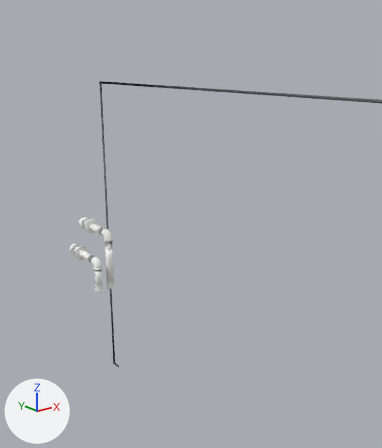
The glTF model pipes_gas.glb: old version first, new version second.
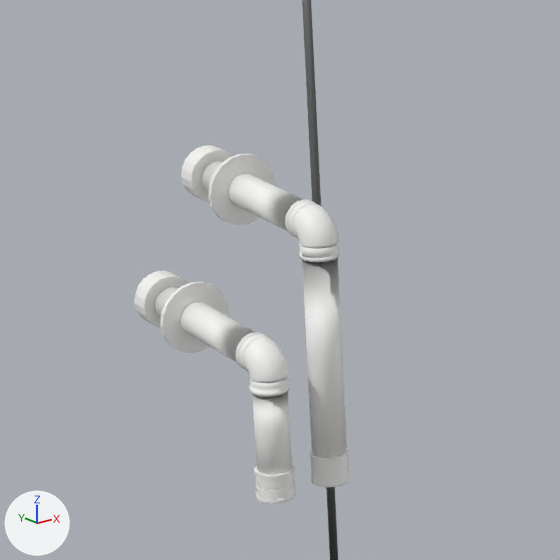
Each version is shown from a 50 mm lens placed at (4.62, 1.48, 3.45), pointed at (8.27, 6.05, 1.62), then close up on the part from 11% to 42% of the width and 42% to 68% of the height. Lighting does not change. The marker at lower left points along +X, +Y and +Z. The first two pictures are the older version. Where no turn or scale is listed for an object, it has been applied to the vertices.

The scene before the commit, as lines of its bpy script (objects in view):
```python
me_fit_adapter_vent_wh_tankless_intake_001 = bpy.data.meshes.new('fit_adapter_vent_wh_tankless_intake.001')
me_fit_adapter_vent_wh_tankless_intake_001.from_pydata(...)  # 800 vertices, 1840 faces; spans x 7.3427..7.4377, y 6.3782..6.4733, z 0.9326..1.0073
me_fit_adapter_vent_wh_tankless_intake_001.materials.append(mat_mat_dwv)  # white #f8f8f6
me_term_wh_tankless_exhaust = bpy.data.meshes.new('term_wh_tankless_exhaust')
me_term_wh_tankless_exhaust.from_pydata(...)  # a 20-sided cylinder along y spanning x -0.068..0.068, y -0.0275..0.0275, z -0.068..0.068
me_term_wh_tankless_exhaust.materials.append(mat_mat_dwv)  # white #f8f8f6
me_term_wh_tankless_intake = bpy.data.meshes.new('term_wh_tankless_intake')
me_term_wh_tankless_intake.from_pydata(...)  # a 20-sided cylinder along y spanning x -0.068..0.068, y -0.0275..0.0275, z -0.068..0.068
me_term_wh_tankless_intake.materials.append(mat_mat_dwv)  # white #f8f8f6
ob_fit_adapter_vent_wh_tankless_intake = bpy.data.objects.new('fit_adapter_vent_wh_tankless_intake', me_fit_adapter_vent_wh_tankless_intake_001)
ob_fit_adapter_vent_wh_tankless_intake.location = (0.0, 0.0, 0.0)
ob_term_wh_tankless_exhaust = bpy.data.objects.new('term_wh_tankless_exhaust', me_term_wh_tankless_exhaust)
ob_term_wh_tankless_exhaust.location = (7.24, 6.955, 1.28)
ob_term_wh_tankless_intake = bpy.data.objects.new('term_wh_tankless_intake', me_term_wh_tankless_intake)
ob_term_wh_tankless_intake.location = (7.39, 6.955, 1.58)
# also in view: 'term_plate_wh_tankless_exhaust' at (7.24, 6.79, 1.28); 'vent_wh_tankless_intake' at (7.39, 6.65, 1.3); 'pipe_gas_drop_wh_tankless' at (7.52, 3.52, 1.49); 'fit_adapter_vent_wh_tankless_exhaust' at (7.24, 6.43, 0.97); 'term_plate_wh_tankless_intake' at (7.39, 6.79, 1.58)
```
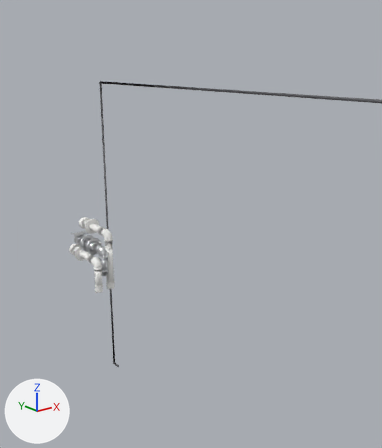
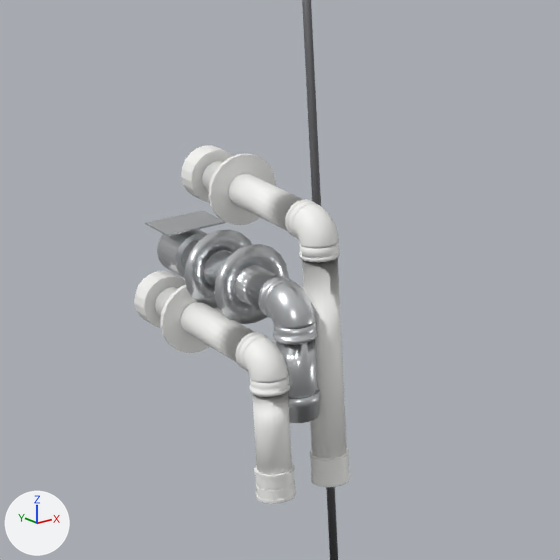
Pixel boxes [x1, y1, x2, y2] of what changed, in the close-ups (560 x 560 px):
'vent_wh_tankless_nc', added: after [182, 240, 319, 423]
'collar_thimble_wh_tankless_nc_in', added: after [214, 244, 289, 324]
'term_wh_tankless_nc', added: after [145, 210, 225, 278]
'collar_thimble_wh_tankless_nc_out', added: after [184, 230, 252, 308]
'band_wh_tankless_nc', added: after [288, 390, 320, 409]

The change, as a diff of the scene's bpy script:
```diff
--- a/pipes_gas.glb.py
+++ b/pipes_gas.glb.py
@@ mat_mat_vent_stainless @@
+mat_mat_vent_stainless = principled_material('mat_vent_stainless')
+mat_mat_vent_stainless.base_color = (0.74, 0.76, 0.78)  # white #dfe2e5
+mat_mat_vent_stainless.metallic = 0.9
+mat_mat_vent_stainless.roughness = 0.28
@@ mat_mat_vent_screen @@
+mat_mat_vent_screen = principled_material('mat_vent_screen')
+mat_mat_vent_screen.base_color = (0.12, 0.12, 0.13)  # dark grey #616165
+mat_mat_vent_screen.metallic = 0.6
@@ me_vent_wh_tankless_nc @@
+me_vent_wh_tankless_nc.from_pydata(...)  # 1332 vertices, 2984 faces; spans x 7.263..7.367, y 6.374..6.913, z 1.12..1.45
+me_vent_wh_tankless_nc.materials.append(mat_mat_vent_stainless)  # white #dfe2e5
@@ me_term_wh_tankless_nc @@
+me_term_wh_tankless_nc.from_pydata(...)  # 168 vertices, 324 faces; spans x -0.08..0.08, y -0.05..0.07, z -0.062..0.077
+# faces by material slot: [168, 156]
+me_term_wh_tankless_nc.materials.append(mat_mat_vent_stainless)  # white #dfe2e5
+me_term_wh_tankless_nc.materials.append(mat_mat_vent_screen)  # dark grey #616165
@@ me_collar_thimble_wh_tankless_nc_out @@
+me_collar_thimble_wh_tankless_nc_out.from_pydata(...)  # 120 vertices, 240 faces; spans x 7.215..7.415, y 6.782..6.784, z 1.293..1.493
+me_collar_thimble_wh_tankless_nc_out.materials.append(mat_mat_vent_stainless)  # white #dfe2e5
@@ me_collar_thimble_wh_tankless_nc_in @@
+me_collar_thimble_wh_tankless_nc_in.from_pydata(...)  # 120 vertices, 240 faces; spans x 7.215..7.415, y 6.628..6.63, z 1.296..1.496
+me_collar_thimble_wh_tankless_nc_in.materials.append(mat_mat_vent_stainless)  # white #dfe2e5
@@ me_band_wh_tankless_nc @@
+me_band_wh_tankless_nc.from_pydata(...)  # 120 vertices, 240 faces; spans x 7.2653..7.3652, y 6.3757..6.4757, z 1.1575..1.1825
+me_band_wh_tankless_nc.materials.append(mat_mat_vent_stainless)  # white #dfe2e5
@@ ob_vent_wh_tankless_nc @@
+ob_vent_wh_tankless_nc = bpy.data.objects.new('vent_wh_tankless_nc', me_vent_wh_tankless_nc)
+ob_vent_wh_tankless_nc.location = (0.0, 0.0, 0.0)
@@ ob_term_wh_tankless_nc @@
+ob_term_wh_tankless_nc = bpy.data.objects.new('term_wh_tankless_nc', me_term_wh_tankless_nc)
+ob_term_wh_tankless_nc.location = (7.315, 6.952, 1.39)
@@ ob_collar_thimble_wh_tankless_nc_out @@
+ob_collar_thimble_wh_tankless_nc_out = bpy.data.objects.new('collar_thimble_wh_tankless_nc_out', me_collar_thimble_wh_tankless_nc_out)
+ob_collar_thimble_wh_tankless_nc_out.location = (0.0, 0.0, 0.0)
@@ ob_collar_thimble_wh_tankless_nc_in @@
+ob_collar_thimble_wh_tankless_nc_in = bpy.data.objects.new('collar_thimble_wh_tankless_nc_in', me_collar_thimble_wh_tankless_nc_in)
+ob_collar_thimble_wh_tankless_nc_in.location = (0.0, 0.0, 0.0)
@@ ob_band_wh_tankless_nc @@
+ob_band_wh_tankless_nc = bpy.data.objects.new('band_wh_tankless_nc', me_band_wh_tankless_nc)
+ob_band_wh_tankless_nc.location = (0.0, 0.0, 0.0)
```
